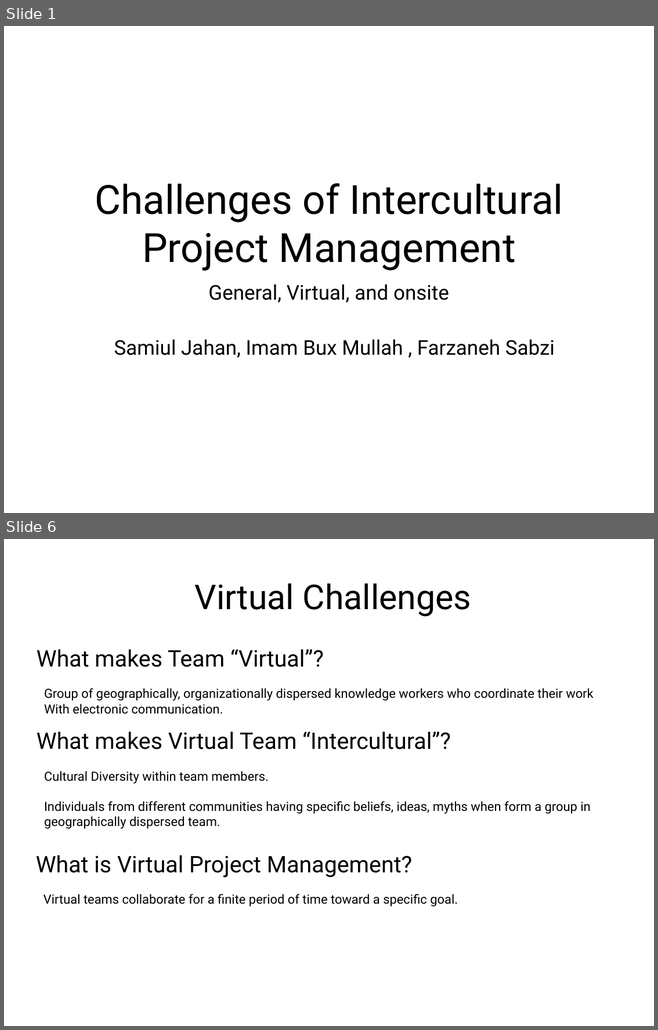
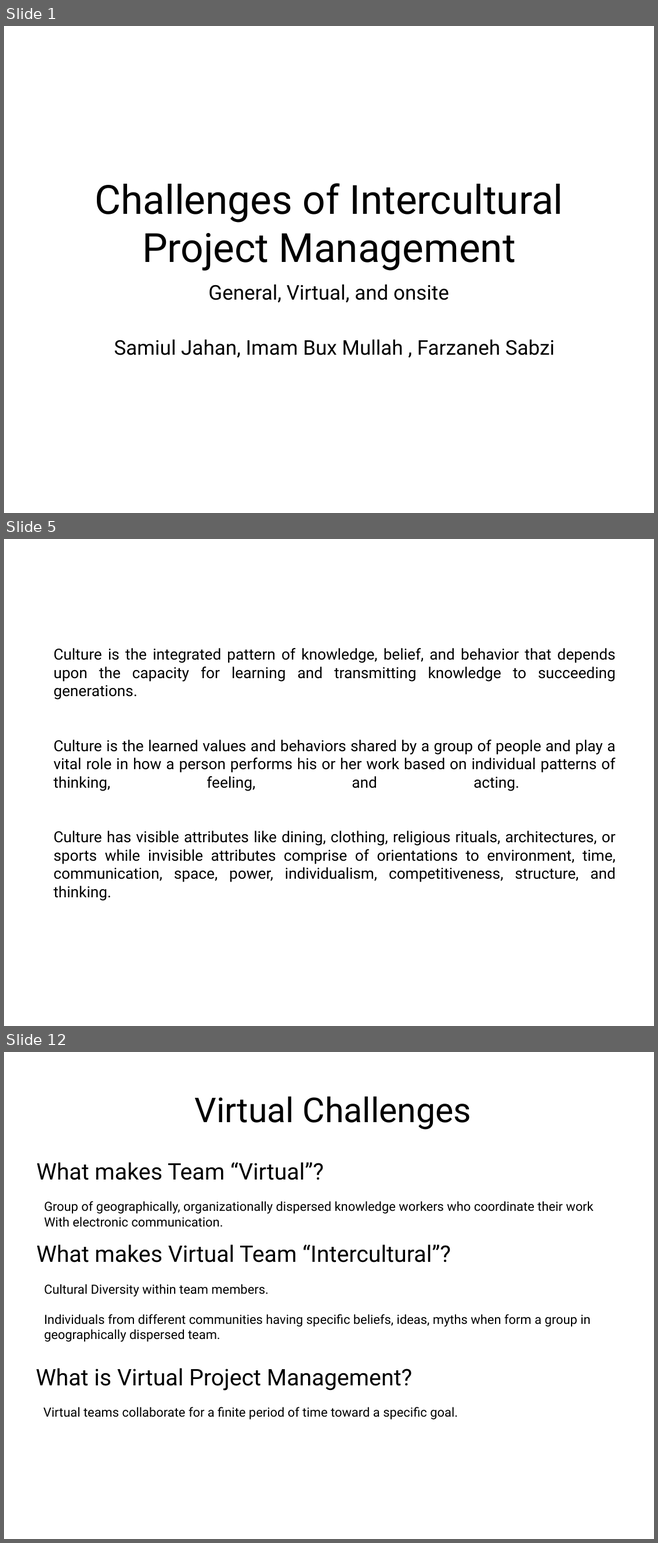
Before and after one commit to samiuljahan/IPM17, a slide deck: PPT.pptx. Shown one above the other, each under a label of ours: slides 1 and 6 before the commit, slides 1, 5 and 12 after it; the slides between them are not shown. The pictures are 658x1030 and 658x1543 pixels, drawn with LibreOffice and Linux fonts; fonts in the diff are those of the drawing. Boxes give left, top, right and bottom in pixels: in the first picture for what was removed or moved away, otherwise in the second. Text is boxed around its words. In the diff, an @@ line names an element or a change of style, - is before the commit and + after.

```diff
--- a/PPT.pptx
+++ b/PPT.pptx
@@ slide 5 added at (x1=4, y1=539, x2=654, y2=1026), background #FFFFFF @@
@@ title added at (x1=53, y1=648, x2=615, y2=901), 24 pt, text #000000 @@
+Culture is the integrated pattern of knowledge, belief, and behavior that depends upon the capacity for learning and transmitting knowledge to succeeding generations.
+Culture is the learned values and behaviors shared by a group of people and play a vital role in how a person performs his or her work based on individual patterns of thinking, feeling, and acting.
+Culture has visible attributes like dining, clothing, religious rituals, architectures, or sports while invisible attributes comprise of orientations to environment, time, communication, space, power, individualism, competitiveness, structure, and thinking.
@@ what was slide 6 is now slide 12 @@
```
Also in this commit, not shown: 3 slides changed, 6 other slides added, 1 slide removed.
